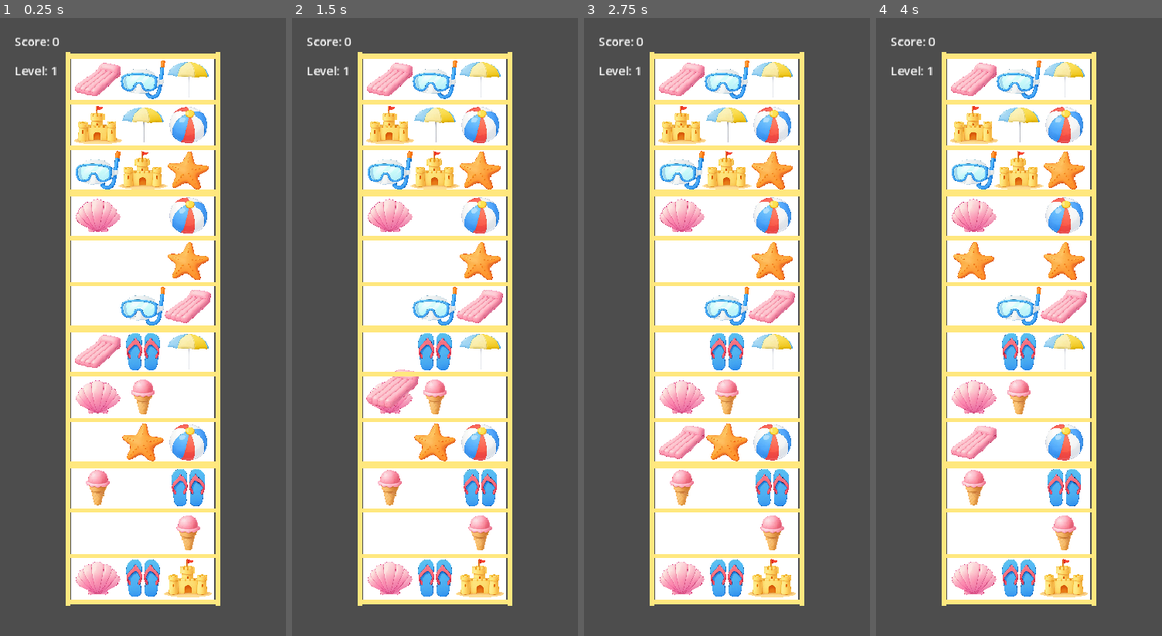
Above: before the commit, frames 1-4 (left to right).
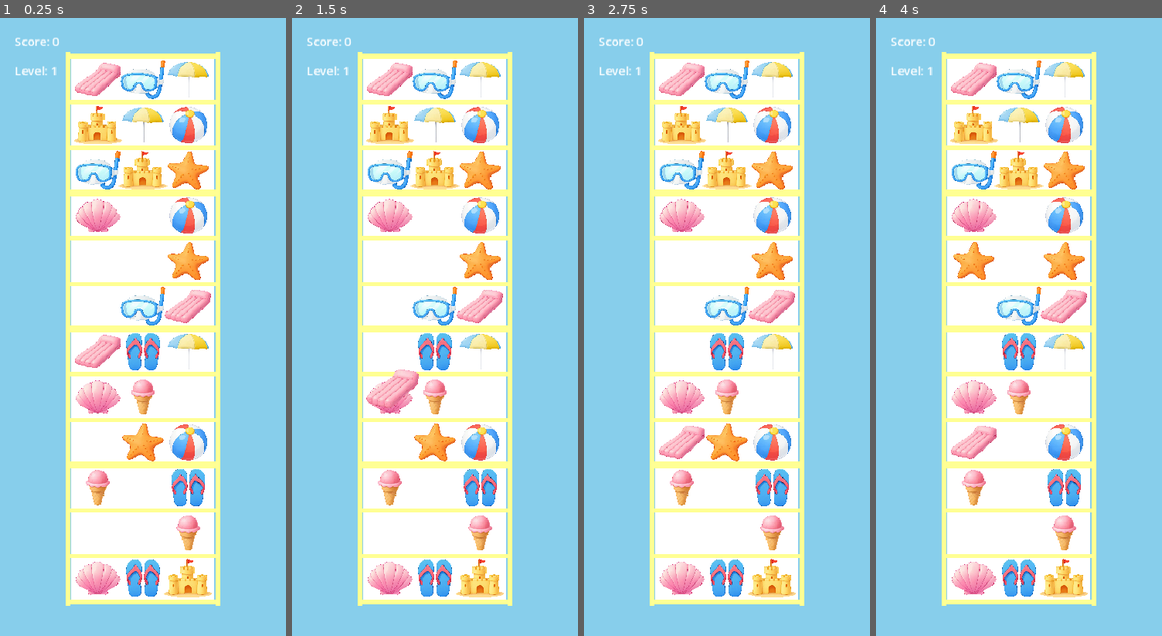
Above: after the commit, the same moments.

Repository: rochanehurst/TripleSort
Game: Godot game, scene res://scenes/core/GameScene.tscn
Two runs of this game, one before a commit and one after it. Both use one fixed random seed, a clock stepped at 60 frames per second and the inputs below.
Inputs (mouse positions are in pixels of both pictures, inside the frame that each line leads up to):
- Up to frame 1 (0.25 s): no input
- Up to frame 2 (1.5 s): tap Enter at 0.5 s; move the mouse to (497, 296) at 0.52 s; click (497, 296) at 0.67 s; tap Space at 1.25 s; drag from (377, 357) to (420, 450) at 1.27 s
- Up to frame 3 (2.75 s): move the mouse to (755, 191) at 2.02 s; click (755, 191) at 2.17 s
- Up to frame 4 (4 s): tap Enter at 2.75 s; drag from (1004, 450) to (933, 234) at 2.77 s; move the mouse to (1104, 419) at 3.52 s; click (1104, 419) at 3.67 s

The runs differ from the first frame. In frame 1, 52% of the frame differs, in the area x 0-100%, y 0-100%; in frame 2, 52%; in frame 3, 52%; in frame 4, 52%.

Commit message:
Beach blue background added

Diff:
--- a/scenes/core/Board.tscn
+++ b/scenes/core/Board.tscn
@@ -1,6 +1,11 @@
 [gd_scene format=3 uid="uid://bvbqrnl8bj4dp"]
 
 [ext_resource type="Script" uid="uid://bryg38dstmbg2" path="res://scripts/core/Board.gd" id="1_1r15o"]
+
+[sub_resource type="Environment" id="Environment_1r15o"]
+background_mode = 1
+background_color = Color(0.5294118, 0.80784315, 0.92156863, 1)
+ambient_light_color = Color(0.5294118, 0.80784315, 0.92156863, 1)
 
 [node name="Board" type="Node3D" unique_id=1957956289]
 script = ExtResource("1_1r15o")
@@ -19,3 +24,6 @@
 transform = Transform3D(1, 0, 0, 0, 0.49999997, 0.86602545, 0, -0.86602545, 0.49999997, 0, 0, 0)
 light_energy = 1.2
 shadow_enabled = true
+
+[node name="WorldEnvironment" type="WorldEnvironment" parent="." unique_id=1397599467]
+environment = SubResource("Environment_1r15o")
--- a/scripts/core/ShelfUnit.gd
+++ b/scripts/core/ShelfUnit.gd
@@ -21,7 +21,7 @@
 func get_slot_world_position(row: int, col: int) -> Vector3:
 	var x = (col - (SLOTS_PER_ROW / 2.0) + 0.5) * SLOT_SIZE
 	var y = -(row - (ROW_COUNT / 2.0) + 0.5) * SLOT_SIZE
-	var z = 0.0
+	var z = 0.3
 	return global_position + Vector3(x, y, z)
 
 func place_object(obj, row: int, col: int) -> void:
